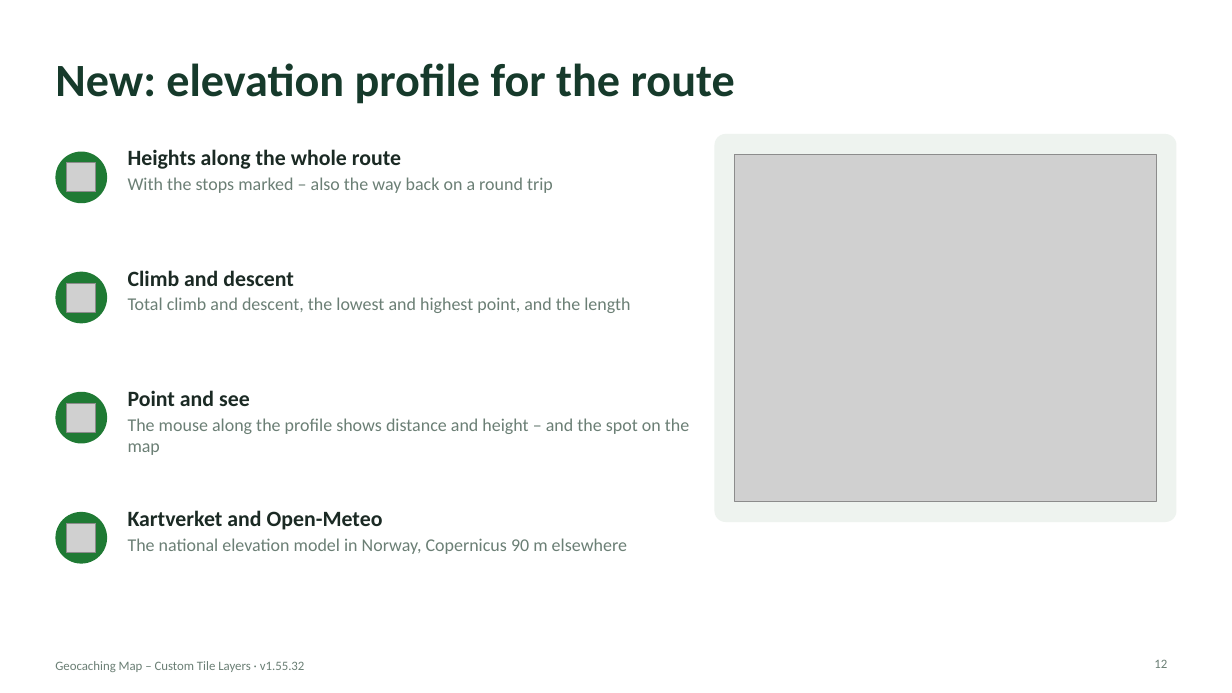
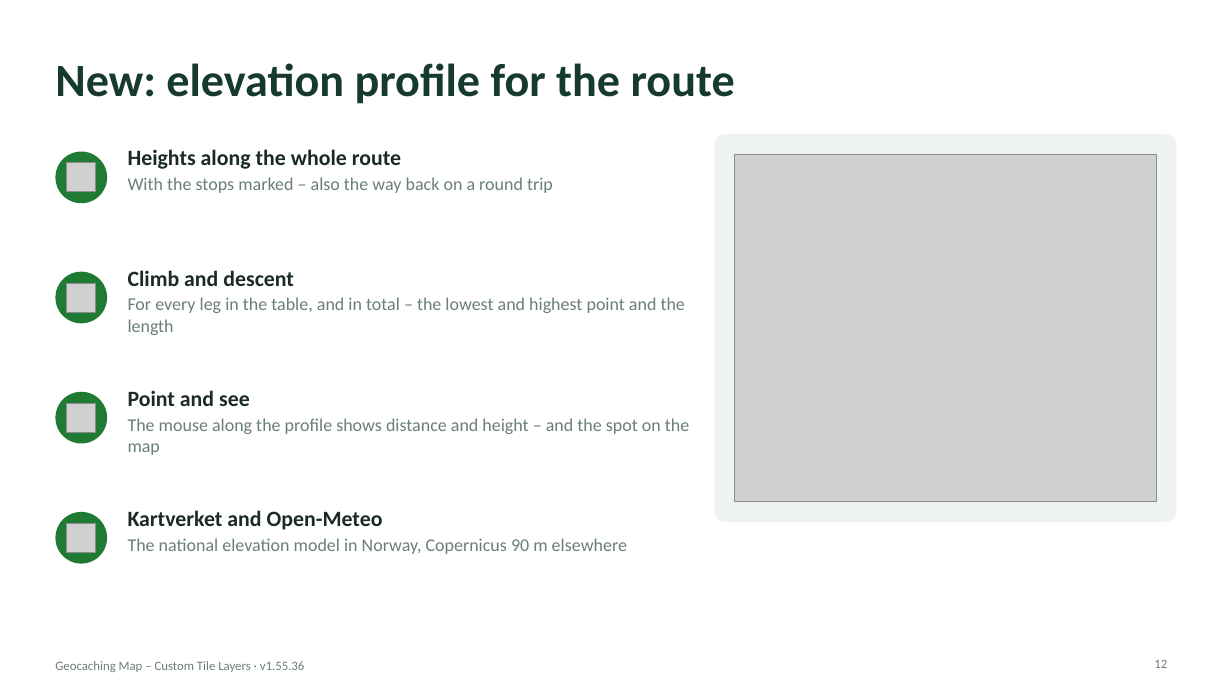
Before and after one commit to knutos/custom-tiles, a slide deck: slide 12 of docs/Geocaching-Map-Custom-Tile-Layers-Presentation.pptx. Drawn at 1232x693 pixels with LibreOffice and Linux fonts; fonts in the diff are those of the drawing; grey boxes stand for pictures. Boxes give left, top, right and bottom in pixels: in the first picture for what was removed or moved away, otherwise in the second. Text is boxed around its words. In the diff, an @@ line names an element or a change of style, - is before the commit and + after.

Commit message:
1.55.36 – Route preview: the climb and descent of every leg and in total, without opening the elevation profile; guides and presentations updated

```diff
--- a/docs/Geocaching-Map-Custom-Tile-Layers-Presentation.pptx
+++ b/docs/Geocaching-Map-Custom-Tile-Layers-Presentation.pptx
@@ text at (x1=128, y1=297, x2=685, y2=335): text changed @@
-Total climb and descent, the lowest and highest point, and the length
+For every leg in the table, and in total – the lowest and highest point and the length
@@ text at (x1=55, y1=661, x2=305, y2=672): text changed @@
-Geocaching Map – Custom Tile Layers · v1.55.32
+Geocaching Map – Custom Tile Layers · v1.55.36
```
Also in this commit, not shown: 17 other slides changed, 9 other files.
